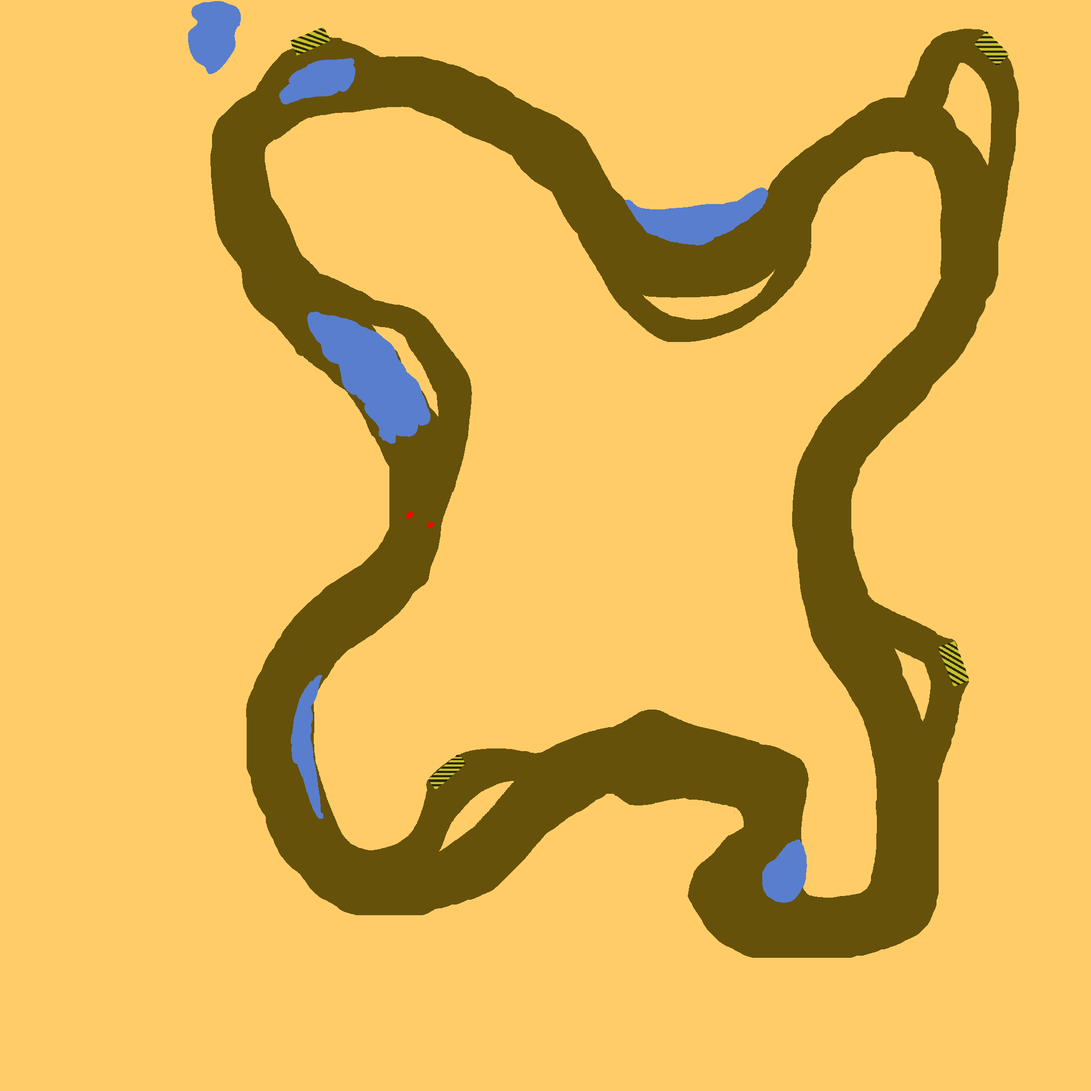
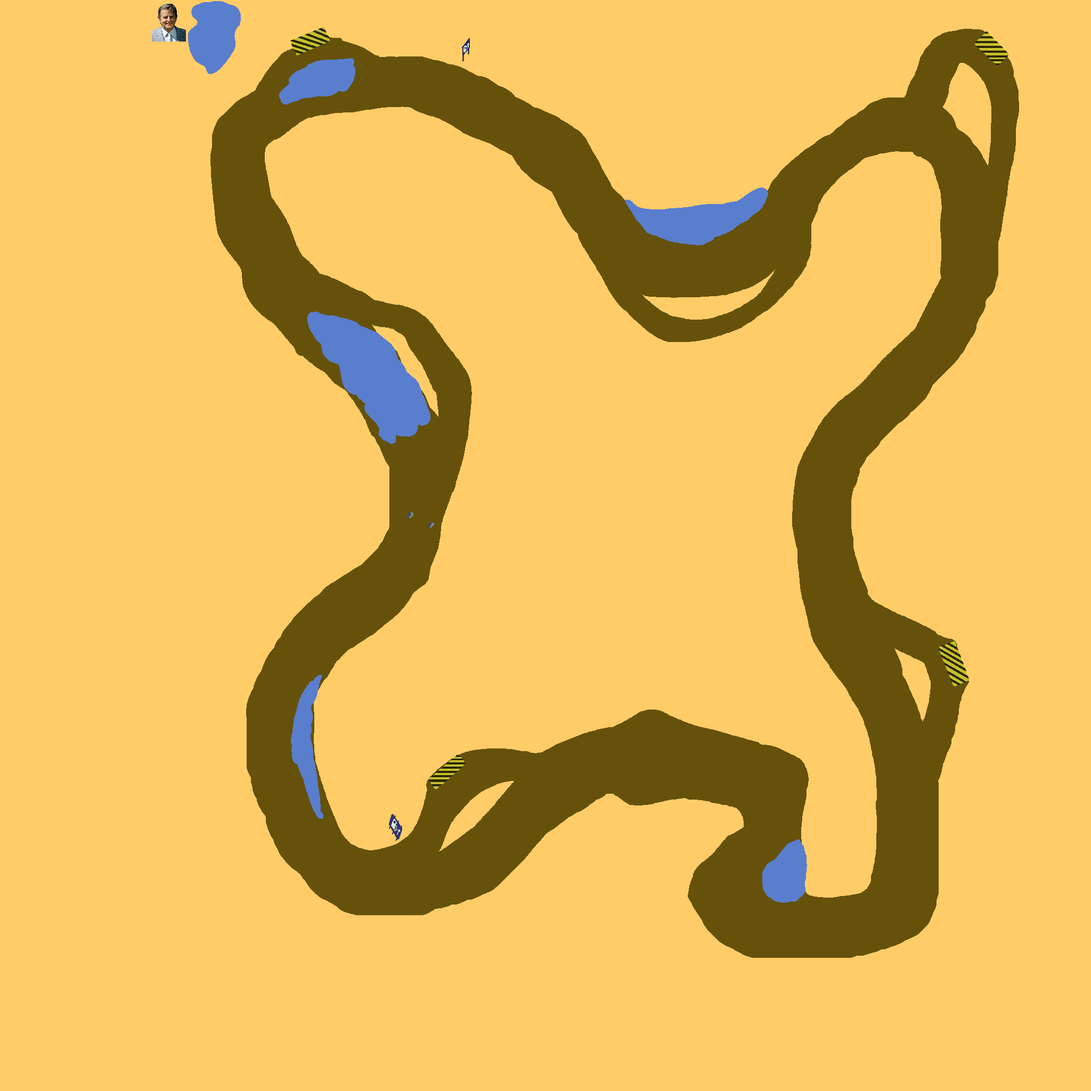
Layered file, before and after one edit (1091px x 1091px). Changes by layer:
showed group "details" (6 layers) over (x1=151, y1=3, x2=806, y2=903)
added layer "Paint Layer 7(pasted)" (2nd of 2, in "details") in group "details" over (x1=151, y1=3, x2=471, y2=529)
painted on "palme" over (x1=389, y1=512, x2=806, y2=903)
painted on "colliders" over (x1=406, y1=512, x2=435, y2=529)
painted on "puddles" over (x1=170, y1=3, x2=806, y2=903)
